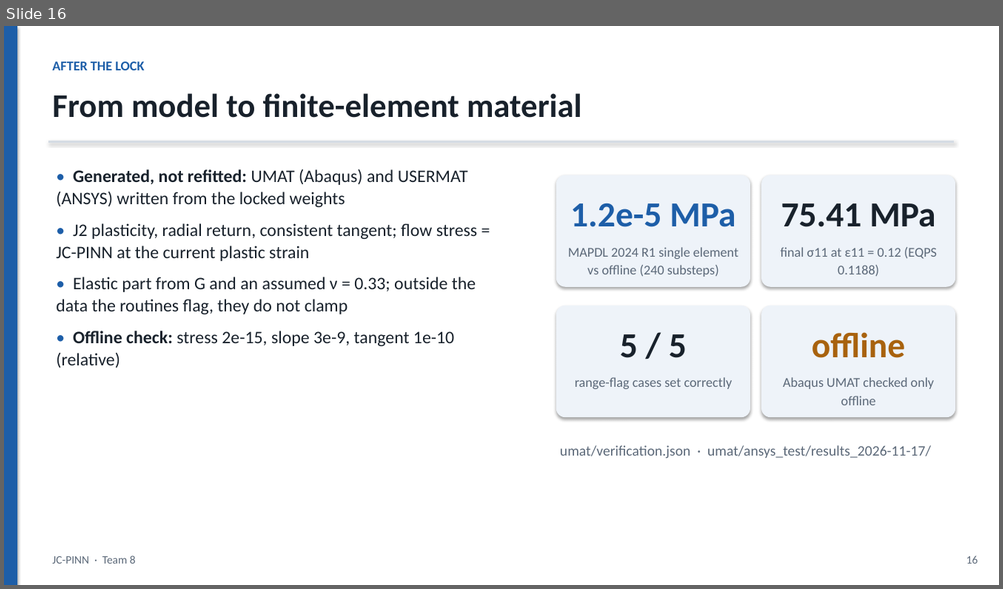
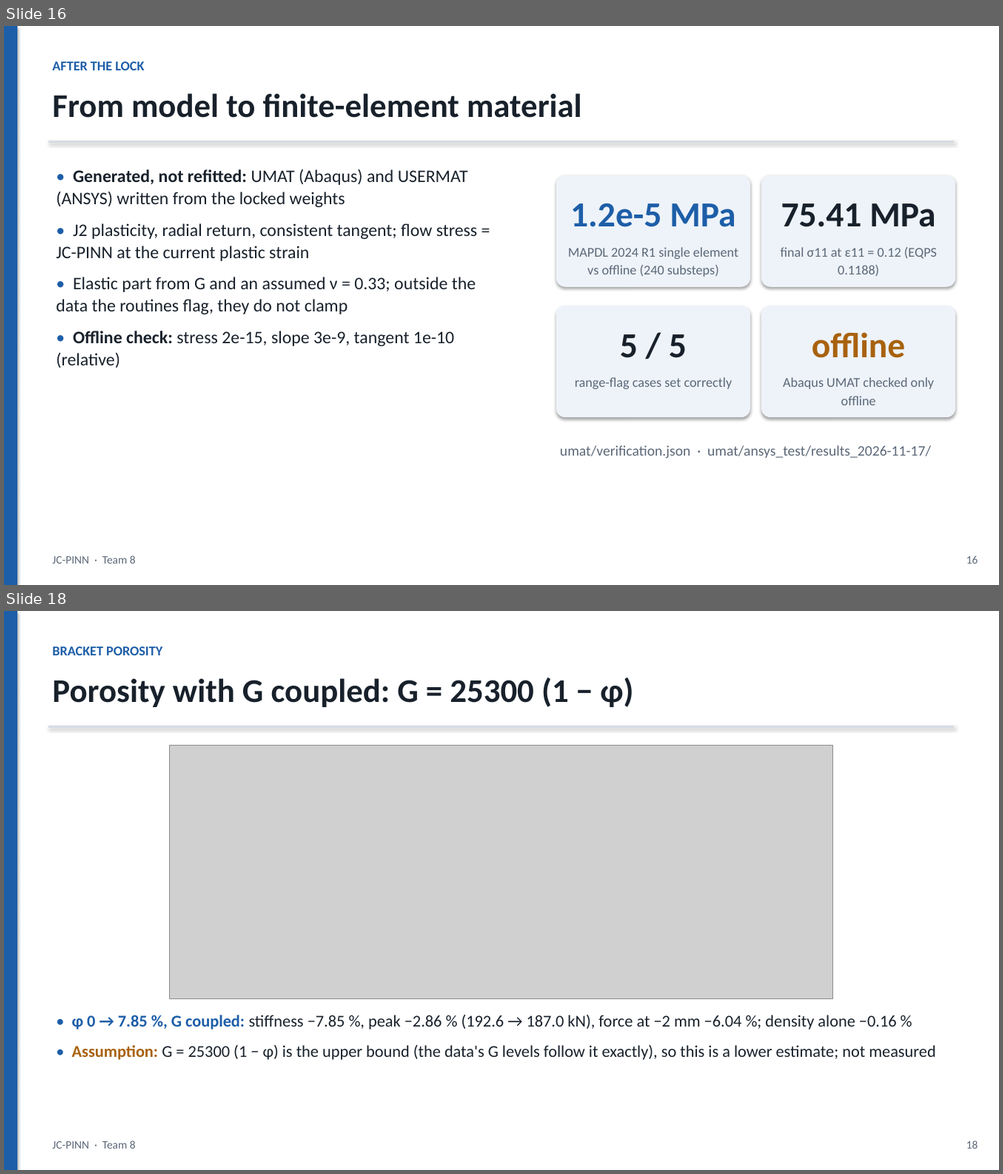
Before and after one commit to SaravananRamar06/MMM-ML, a slide deck: presentation/JC-PINN.pptx. Shown one above the other, each under a label of ours: slide 16 before the commit, slides 16 and 18 after it; the slides between them are not shown. The pictures are 1003x589 and 1003x1174 pixels, drawn with LibreOffice and Linux fonts; fonts in the diff are those of the drawing; grey boxes stand for pictures. Boxes give left, top, right and bottom in pixels: in the first picture for what was removed or moved away, otherwise in the second. Text is boxed around its words. In the diff, an @@ line names an element or a change of style, - is before the commit and + after.

```diff
--- a/presentation/JC-PINN.pptx
+++ b/presentation/JC-PINN.pptx
@@ slide 18 added at box(4, 611, 999, 1170), background #FFFFFF @@
@@ rectangle added at box(4, 611, 17, 1170), fill #1D5EA8 @@
@@ text added at box(52, 647, 162, 655), 13 pt, text #1D5EA8, bold @@
+BRACKET POROSITY
@@ text added at box(52, 678, 633, 707), 32 pt, text #18212B, bold @@
+Porosity with G coupled: G = 25300 (1 − φ)
@@ line added from (48, 726) to (954, 726), #D5DCE4 2 pt @@
@@ picture added at box(170, 745, 833, 999) @@
@@ text added at box(72, 1015, 935, 1060), 16 pt, text #18212B @@
+• φ 0 → 7.85 %, G coupled: stiffness −7.85 %, peak −2.86 % (192.6 → 187.0 kN), force at −2 mm −6.04 %; density alone −0.16 %
+• Assumption: G = 25300 (1 − φ) is the upper bound (the data's G levels follow it exactly), so this is a lower estimate; not measured
@@ text added at box(52, 1141, 136, 1149), 11 pt, text #5B6878 @@
+JC-PINN · Team 8
@@ text added at box(966, 1141, 978, 1149), 11 pt, text #5B6878 @@
+18
```
Also in this commit, not shown: 4 slides changed, 3 other files.
